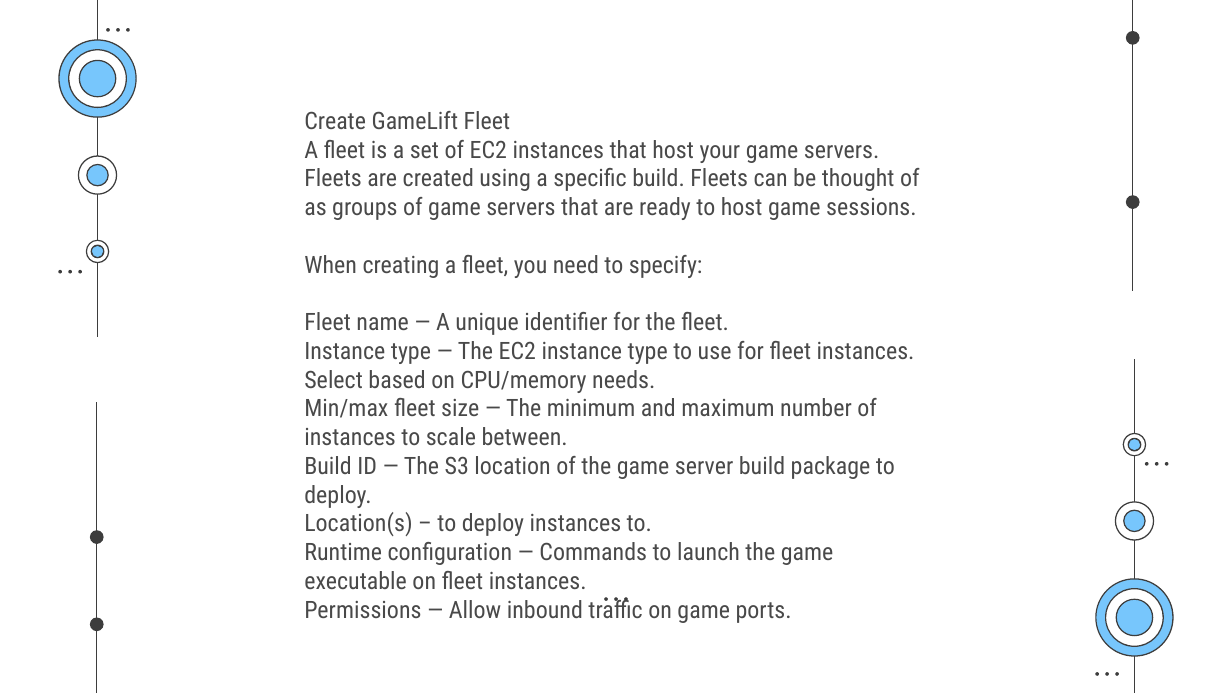
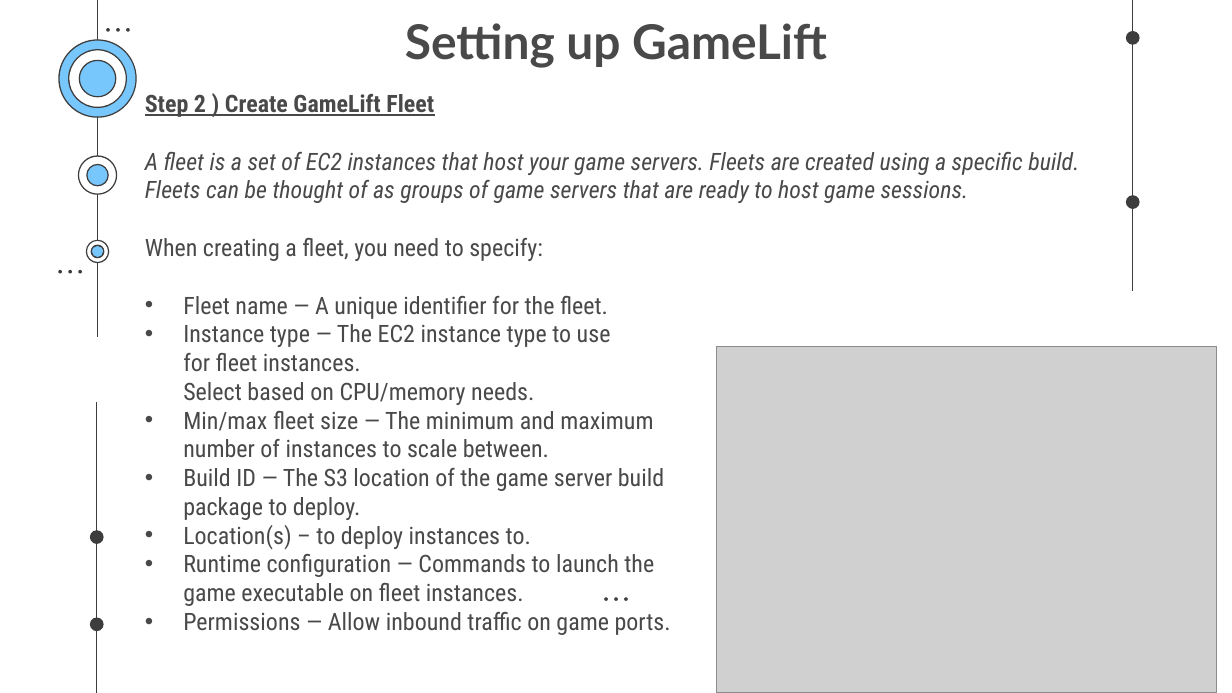
Before and after one commit to SaurabhYadav388/misc_works, a slide deck: slide 22 of Cloud_PPT/Shosau.pptx (slide 23 before the commit). Drawn at 1232x693 pixels with LibreOffice and Linux fonts; fonts in the diff are those of the drawing; grey boxes stand for pictures. Boxes give left, top, right and bottom in pixels: in the first picture for what was removed or moved away, otherwise in the second. Text is boxed around its words. In the diff, an @@ line names an element or a change of style, - is before the commit and + after.

```diff
--- a/Cloud_PPT/Shosau.pptx
+++ b/Cloud_PPT/Shosau.pptx
@@ title added at [405, 23, 827, 68], 28 pt, text #494949, bold @@
+Setting up GameLift
@@ subtitle "Step 2 ) Create GameLift ...": place and size @@
-subtitle "Step 2 ) Create GameLift ..." at [304, 111, 920, 623]
+subtitle "Step 2 ) Create GameLift ..." at [145, 94, 1079, 606]
@@ subtitle at [145, 94, 1079, 261]: text changed; italic on @@
-Create GameLift Fleet
-A fleet is a set of EC2 instances that host your game servers. Fleets are created using a specific build. Fleets can be thought of as groups of game servers that are ready to host game sessions.
-When creating a fleet, you need to specify:
+Step 2 ) Create GameLift Fleet
+A fleet is a set of EC2 instances that host your game servers. Fleets are created using a specific build. Fleets can be thought of as groups of game servers that are ready to host game sessions.
+When creating a fleet, you need to specify:
@@ subtitle at [183, 296, 654, 606]: bullet none to • @@
@@ picture added at [717, 346, 1217, 692] @@
@@ subtitle at [183, 468, 664, 549]: text changed @@
-Build ID — The S3 location of the game server build package to deploy.
-Location(s) – to deploy instances to.
+• Build ID — The S3 location of the game server build
+  package to deploy.
+• Location(s) – to deploy instances to.
@@ group removed at [1095, 432, 1174, 676]: 14 freeform shapes, 6 ellipses @@
```
Also in this commit, not shown: 11 other slides changed, 8 slides added, 7 slides removed.
